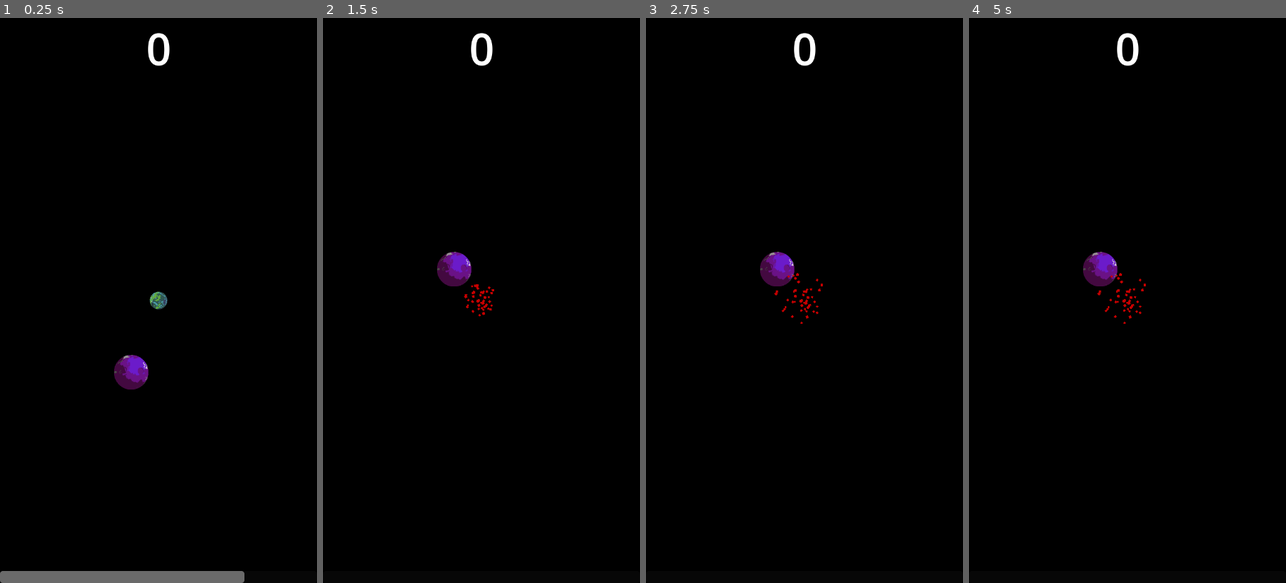
Above: before the commit, frames 1-4 (left to right).
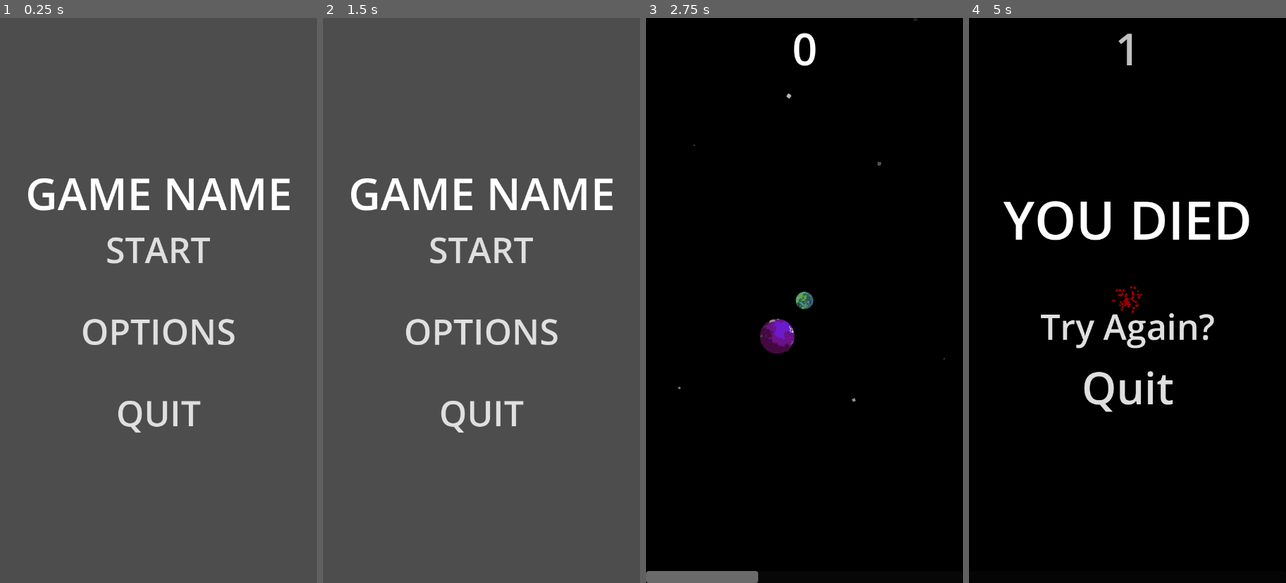
Above: after the commit, the same moments.

Repository: Niall-Sharma/EndlessMobileGame
Game: Godot game, scene res://MainMenu/main_menu.tscn
The game is run twice, just before and just after one commit, with the same random seed, the same clock (stepped at 60 frames per second) and the same inputs. Before the commit the project starts from res://Master/Master.tscn.
Inputs (mouse positions are in pixels of both pictures, inside the frame that each line leads up to):
- Up to frame 1 (0.25 s): no input
- Up to frame 2 (1.5 s): click (481, 328) at 0.5 s, where only the run after the commit has a clickable "OPTIONS"; click (481, 396) at 1.25 s, where only the run after the commit has a clickable "BACK"
- Up to frame 3 (2.75 s): click (804, 249) at 2 s, where only the run after the commit has a clickable "START"
- Up to frame 4 (5 s): move the mouse to (1197, 272) at 2.77 s; press the mouse at (1197, 272) at 2.78 s; move the mouse to (1064, 328) at 3.52 s; release the mouse at (1064, 328) at 3.53 s; click (1064, 328) at 3.6 s; move the mouse to (1159, 176) at 4.27 s; press the mouse at (1159, 176) at 4.28 s

The runs differ from the first frame. In frame 1, 100% of the frame differs, in the area x 0-100%, y 0-100%; in frame 2, 100%; in frame 3, 2.1%; in frame 4, 4.8%.

Commit message:
added more stuff

Diff:
--- /dev/null
+++ b/GameOver/death_screen.gd
@@ -0,0 +1,19 @@
+extends CanvasLayer
+
+
+# Called when the node enters the scene tree for the first time.
+func _ready():
+	pass # Replace with function body.
+
+
+# Called every frame. 'delta' is the elapsed time since the previous frame.
+func _process(delta):
+	pass
+
+
+func _on_quit_button_pressed():
+	get_tree().change_scene_to_file("res://MainMenu/main_menu.tscn")
+
+
+func _on_try_again_button_pressed():
+	get_tree().change_scene_to_file("res://Master/Master.tscn")
--- /dev/null
+++ b/GameOver/death_screen.tscn
@@ -0,0 +1,56 @@
+[gd_scene load_steps=3 format=3 uid="uid://c54o6wfhlbs7r"]
+
+[ext_resource type="Theme" uid="uid://bu1pjwr5kc5bw" path="res://MainMenu/main_menu.tres" id="1_aq6w6"]
+[ext_resource type="Script" path="res://GameOver/death_screen.gd" id="1_byrtq"]
+
+[node name="DeathScreen" type="CanvasLayer"]
+script = ExtResource("1_byrtq")
+
+[node name="Background" type="ColorRect" parent="."]
+anchors_preset = 15
+anchor_right = 1.0
+anchor_bottom = 1.0
+grow_horizontal = 2
+grow_vertical = 2
+scale = Vector2(3.78, 5.746)
+size_flags_horizontal = 4
+color = Color(0, 0, 0, 0.247059)
+
+[node name="VBoxContainer" type="VBoxContainer" parent="."]
+anchors_preset = 8
+anchor_left = 0.5
+anchor_top = 0.5
+anchor_right = 0.5
+anchor_bottom = 0.5
+offset_left = -282.5
+offset_top = -267.5
+offset_right = 282.5
+offset_bottom = 267.5
+grow_horizontal = 2
+grow_vertical = 2
+theme_override_constants/separation = 105
+
+[node name="YouDiedText" type="Label" parent="VBoxContainer"]
+layout_mode = 2
+theme = ExtResource("1_aq6w6")
+theme_override_font_sizes/font_size = 120
+text = "YOU DIED"
+
+[node name="VBoxContainer" type="VBoxContainer" parent="VBoxContainer"]
+layout_mode = 2
+size_flags_horizontal = 4
+theme_override_constants/separation = 15
+
+[node name="TryAgainButton" type="Button" parent="VBoxContainer/VBoxContainer"]
+layout_mode = 2
+theme = ExtResource("1_aq6w6")
+text = "Try Again?"
+
+[node name="QuitButton" type="Button" parent="VBoxContainer/VBoxContainer"]
+layout_mode = 2
+theme = ExtResource("1_aq6w6")
+theme_override_font_sizes/font_size = 100
+text = "Quit"
+
+[connection signal="pressed" from="VBoxContainer/VBoxContainer/TryAgainButton" to="." method="_on_try_again_button_pressed"]
+[connection signal="pressed" from="VBoxContainer/VBoxContainer/QuitButton" to="." method="_on_quit_button_pressed"]
--- /dev/null
+++ b/MainMenu/main_menu.gd
@@ -0,0 +1,20 @@
+extends Control
+
+
+# Called when the node enters the scene tree for the first time.
+func _ready():
+	pass # Replace with function body.
+
+func _on_start_button_pressed():
+	get_tree().change_scene_to_file("res://Master/Master.tscn")
+
+
+func _on_options_button_pressed():
+	var optionsMenu = preload("res://MainMenu/options_menu_box.tscn")
+	var optionsNode = optionsMenu.instantiate()
+	get_child(0).add_child(optionsNode)
+	$"CanvasLayer/Main Menu Box".hide()
+
+
+func _on_quit_button_pressed():
+	get_tree().quit()
--- /dev/null
+++ b/MainMenu/main_menu.tres
@@ -0,0 +1,13 @@
+[gd_resource type="Theme" load_steps=3 format=3 uid="uid://bu1pjwr5kc5bw"]
+
+[sub_resource type="StyleBoxFlat" id="StyleBoxFlat_pxv7v"]
+bg_color = Color(0, 0, 0, 0.25098)
+
+[sub_resource type="StyleBoxFlat" id="StyleBoxFlat_wfdbd"]
+bg_color = Color(0.6, 0.6, 0.6, 0)
+corner_detail = 1
+
+[resource]
+default_font_size = 80
+Button/styles/hover = SubResource("StyleBoxFlat_pxv7v")
+Button/styles/normal = SubResource("StyleBoxFlat_wfdbd")
--- /dev/null
+++ b/MainMenu/main_menu.tscn
@@ -0,0 +1,57 @@
+[gd_scene load_steps=3 format=3 uid="uid://bncy5itafkr2s"]
+
+[ext_resource type="Script" path="res://MainMenu/main_menu.gd" id="1_aw8ux"]
+[ext_resource type="Theme" uid="uid://bu1pjwr5kc5bw" path="res://MainMenu/main_menu.tres" id="1_vfwmx"]
+
+[node name="Menu" type="Control"]
+layout_mode = 3
+anchors_preset = 0
+offset_right = 40.0
+offset_bottom = 40.0
+script = ExtResource("1_aw8ux")
+
+[node name="CanvasLayer" type="CanvasLayer" parent="."]
+
+[node name="Main Menu Box" type="VBoxContainer" parent="CanvasLayer"]
+anchors_preset = 8
+anchor_left = 0.5
+anchor_top = 0.5
+anchor_right = 0.5
+anchor_bottom = 0.5
+offset_left = -302.5
+offset_top = -312.0
+offset_right = 302.5
+offset_bottom = 312.0
+grow_horizontal = 2
+grow_vertical = 2
+
+[node name="GameTitle" type="Label" parent="CanvasLayer/Main Menu Box"]
+layout_mode = 2
+theme = ExtResource("1_vfwmx")
+theme_override_font_sizes/font_size = 100
+text = "GAME NAME"
+horizontal_alignment = 1
+
+[node name="VBoxContainer" type="VBoxContainer" parent="CanvasLayer/Main Menu Box"]
+layout_mode = 2
+size_flags_horizontal = 4
+theme_override_constants/separation = 75
+
+[node name="StartButton" type="Button" parent="CanvasLayer/Main Menu Box/VBoxContainer"]
+layout_mode = 2
+theme = ExtResource("1_vfwmx")
+text = "START"
+
+[node name="OptionsButton" type="Button" parent="CanvasLayer/Main Menu Box/VBoxContainer"]
+layout_mode = 2
+theme = ExtResource("1_vfwmx")
+text = "OPTIONS"
+
+[node name="QuitButton" type="Button" parent="CanvasLayer/Main Menu Box/VBoxContainer"]
+layout_mode = 2
+theme = ExtResource("1_vfwmx")
+text = "QUIT"
+
+[connection signal="pressed" from="CanvasLayer/Main Menu Box/VBoxContainer/StartButton" to="." method="_on_start_button_pressed"]
+[connection signal="pressed" from="CanvasLayer/Main Menu Box/VBoxContainer/OptionsButton" to="." method="_on_options_button_pressed"]
+[connection signal="pressed" from="CanvasLayer/Main Menu Box/VBoxContainer/QuitButton" to="." method="_on_quit_button_pressed"]
--- /dev/null
+++ b/MainMenu/options_menu_box.gd
@@ -0,0 +1,18 @@
+extends VBoxContainer
+
+
+# Called when the node enters the scene tree for the first time.
+func _ready():
+	pass # Replace with function body.
+
+
+# Called every frame. 'delta' is the elapsed time since the previous frame.
+func _process(delta):
+	pass
+
+
+
+
+func _on_back_pressed():
+	get_parent().get_child(0).show()
+	get_tree().queue_delete(self)
--- /dev/null
+++ b/MainMenu/options_menu_box.tscn
@@ -0,0 +1,49 @@
+[gd_scene load_steps=3 format=3 uid="uid://cpj2hjk0om4so"]
+
+[ext_resource type="Theme" uid="uid://bu1pjwr5kc5bw" path="res://MainMenu/main_menu.tres" id="1_3gk25"]
+[ext_resource type="Script" path="res://MainMenu/options_menu_box.gd" id="1_hsr38"]
+
+[node name="Options Menu Box" type="VBoxContainer"]
+anchors_preset = 8
+anchor_left = 0.5
+anchor_top = 0.5
+anchor_right = 0.5
+anchor_bottom = 0.5
+offset_left = -4.0
+offset_top = -41.0
+offset_right = 4.0
+offset_bottom = 41.0
+grow_horizontal = 2
+grow_vertical = 2
+theme_override_constants/separation = 85
+script = ExtResource("1_hsr38")
+
+[node name="OptionsLabel" type="Label" parent="."]
+layout_mode = 2
+theme = ExtResource("1_3gk25")
+theme_override_font_sizes/font_size = 100
+text = "OPTIONS"
+
+[node name="VolumeBox" type="VBoxContainer" parent="."]
+layout_mode = 2
+size_flags_horizontal = 4
+
+[node name="VolumeLabel" type="Label" parent="VolumeBox"]
+layout_mode = 2
+theme = ExtResource("1_3gk25")
+text = "VOLUME"
+
+[node name="Volume" type="HSlider" parent="VolumeBox"]
+layout_mode = 2
+min_value = -20.0
+max_value = 10.0
+
+[node name="Back" type="Button" parent="."]
+layout_mode = 2
+size_flags_horizontal = 4
+theme = ExtResource("1_3gk25")
+text = "BACK"
+
+[node name="MenuTheme" type="AudioStreamPlayer" parent="."]
+
+[connection signal="pressed" from="Back" to="." method="_on_back_pressed"]
--- a/Master/Master.gd
+++ b/Master/Master.gd
@@ -20,13 +20,14 @@
 func _ready():
 	$deathTime.start(deathTimeLeft)
 	call_deferred("_createPoint")
-
+	$MainTheme.play()
 # Called every frame. 'delta' is the elapsed time since the previous frame.
 func _process(_delta):
 	$CanvasLayer/TimerBar.value = $deathTime.time_left
 
 func _givePoint():
 	score+=1
+	call_deferred("_createPoint")
 	call_deferred("_createPoint")
 	scoreText.text = str(score)
 	playerSling.canSling = true
@@ -51,9 +52,9 @@
 	$deathTime.stop()
 
 func _playerDeath():
+	var deathScreen = preload("res://GameOver/death_screen.tscn")
 	var deathNode = deathEffect.instantiate()
 	add_child(deathNode)
-
 	$Player.remove_child($Player/Camera2D)
 	var camNode = cam.instantiate()
 	add_child(camNode)
@@ -61,3 +62,7 @@
 	deathNode.position = $Player.position
 	$DeathSound.play()
 	get_tree().queue_delete($Player)
+	get_tree().queue_delete($Line2D)
+
+	var deathScreenNode = deathScreen.instantiate()
+	add_child(deathScreenNode)
--- a/Master/Master.tscn
+++ b/Master/Master.tscn
@@ -1,16 +1,20 @@
-[gd_scene load_steps=11 format=3 uid="uid://buo7h310u16wt"]
+[gd_scene load_steps=13 format=3 uid="uid://buo7h310u16wt"]
 
 [ext_resource type="Script" path="res://Master/Line2D.gd" id="1_754ow"]
 [ext_resource type="Script" path="res://Master/Player.gd" id="1_trl56"]
 [ext_resource type="Script" path="res://Master/Master.gd" id="1_uxsq4"]
 [ext_resource type="PackedScene" uid="uid://cjxc77l224go5" path="res://Point/point.tscn" id="3_wfb8c"]
-[ext_resource type="Texture2D" uid="uid://2r5r1k0f3het" path="res://Master/PlayerSprite.png" id="4_q2y4m"]
 [ext_resource type="PackedScene" uid="uid://boymk5y6fskf5" path="res://camera_2d.tscn" id="4_t2xlv"]
+[ext_resource type="Texture2D" uid="uid://2r5r1k0f3het" path="res://Point/PlanetSprites/PlayerSprite.png" id="4_wvjj0"]
 [ext_resource type="AudioStream" uid="uid://dnx6cmduetb84" path="res://Master/pickupCoin.wav" id="5_gkve4"]
 [ext_resource type="AudioStream" uid="uid://bsc75yj6ittjy" path="res://Master/explosion.wav" id="6_3k8e5"]
 [ext_resource type="AudioStream" uid="uid://xhevg8ti7m0d" path="res://Master/congrats.wav" id="9_a77b3"]
+[ext_resource type="AudioStream" uid="uid://xwl6a4oj0x1q" path="res://Work.wav" id="10_kivdt"]
 
 [sub_resource type="CircleShape2D" id="CircleShape2D_80bng"]
+
+[sub_resource type="Gradient" id="Gradient_ovlpg"]
+colors = PackedColorArray(1, 1, 1, 0, 1, 1, 1, 1)
 
 [node name="Master" type="Node2D"]
 script = ExtResource("1_uxsq4")
@@ -33,9 +37,26 @@
 [node name="Sprite2D" type="Sprite2D" parent="Player"]
 position = Vector2(4.76837e-07, 7.39098e-06)
 scale = Vector2(0.2, 0.2)
-texture = ExtResource("4_q2y4m")
+texture = ExtResource("4_wvjj0")
 
 [node name="Camera2D" parent="Player" instance=ExtResource("4_t2xlv")]
+
+[node name="CPUParticles2D" type="CPUParticles2D" parent="Player"]
+z_index = -2
+position = Vector2(1, -253)
+scale = Vector2(21.615, 21.615)
+amount = 100
+lifetime = 20.0
+preprocess = 5.0
+randomness = 1.0
+lifetime_randomness = 1.0
+emission_shape = 3
+emission_rect_extents = Vector2(20, 20)
+gravity = Vector2(0, 0)
+angle_min = -72.7
+angle_max = 160.0
+scale_amount_max = 5.0
+color_ramp = SubResource("Gradient_ovlpg")
 
 [node name="CanvasLayer" type="CanvasLayer" parent="."]
 layer = -1
@@ -89,4 +110,7 @@
 [node name="CongratsSound" type="AudioStreamPlayer" parent="."]
 stream = ExtResource("9_a77b3")
 
+[node name="MainTheme" type="AudioStreamPlayer" parent="."]
+stream = ExtResource("10_kivdt")
+
 [connection signal="timeout" from="deathTime" to="." method="_on_death_time_timeout"]
--- a/Point/point.gd
+++ b/Point/point.gd
@@ -2,7 +2,16 @@
 
 signal givePoint
 
-var sprites = [preload("res://Master/PlayerSprite.png"), preload("res://Master/RandomSprite.png"), preload("res://Master/RandomSpriteDry.png"),preload("res://Master/PlayerSprite.png"),preload("res://Master/RandomSprite1.png"),preload("res://Master/RandomSprite2.png"),preload("res://Master/RandomSprite3.png"),preload("res://Master/RandomSprite4.png"),preload("res://Master/RandomSprite5.png"),preload("res://Master/RandomSprite6.png")]
+var sprites = [preload("res://Point/PlanetSprites/PlayerSprite.png"),
+preload("res://Point/PlanetSprites/RandomSprite.png"),
+preload("res://Point/PlanetSprites/RandomSpriteDry.png"),
+preload("res://Point/PlanetSprites/PlayerSprite.png"),
+preload("res://Point/PlanetSprites/RandomSprite1.png"),
+preload("res://Point/PlanetSprites/RandomSprite2.png"),
+preload("res://Point/PlanetSprites/RandomSprite3.png"),
+preload("res://Point/PlanetSprites/RandomSprite4.png"),
+preload("res://Point/PlanetSprites/RandomSprite5.png"),
+preload("res://Point/PlanetSprites/RandomSprite6.png")]
 
 # Called when the node enters the scene tree for the first time.
 func _ready():
--- a/Point/point.tscn
+++ b/Point/point.tscn
@@ -1,7 +1,7 @@
 [gd_scene load_steps=5 format=3 uid="uid://cjxc77l224go5"]
 
 [ext_resource type="Script" path="res://Point/point.gd" id="1_rg4v5"]
-[ext_resource type="Texture2D" uid="uid://ci6peio71tjgc" path="res://Master/RandomSprite.png" id="2_wsll5"]
+[ext_resource type="Texture2D" uid="uid://ci6peio71tjgc" path="res://Point/PlanetSprites/RandomSprite.png" id="2_1khh7"]
 
 [sub_resource type="CircleShape2D" id="CircleShape2D_m0kug"]
 
@@ -14,7 +14,7 @@
 [node name="Sprite2D" type="Sprite2D" parent="."]
 position = Vector2(0.0992142, -0.00136805)
 scale = Vector2(-0.196377, 0.197139)
-texture = ExtResource("2_wsll5")
+texture = ExtResource("2_1khh7")
 
 [node name="CollisionShape2D" type="CollisionShape2D" parent="."]
 shape = SubResource("CircleShape2D_m0kug")
--- /dev/null
+++ b/default_bus_layout.tres
@@ -0,0 +1,3 @@
+[gd_resource type="AudioBusLayout" format=3 uid="uid://dqe12nqtk8gjw"]
+
+[resource]
--- a/project.godot
+++ b/project.godot
@@ -11,7 +11,7 @@
 [application]
 
 config/name="SlingShotGame"
-run/main_scene="res://Master/Master.tscn"
+run/main_scene="res://MainMenu/main_menu.tscn"
 config/features=PackedStringArray("4.1", "Mobile")
 config/icon="res://icon.svg"
 
Binary file removed: Master/BlackHole.png
Not shown, removed: Master/BlackHole.png.import
Renamed: Master/PlayerSprite.png -> Point/PlanetSprites/PlayerSprite.png
Not shown, changed: Point/PlanetSprites/PlayerSprite.png.import
Renamed: Master/RandomSprite.png -> Point/PlanetSprites/RandomSprite.png
Not shown, changed: Point/PlanetSprites/RandomSprite.png.import
Renamed: Master/RandomSprite1.png -> Point/PlanetSprites/RandomSprite1.png
Not shown, changed: Point/PlanetSprites/RandomSprite1.png.import
Renamed: Master/RandomSprite2.png -> Point/PlanetSprites/RandomSprite2.png
Not shown, changed: Point/PlanetSprites/RandomSprite2.png.import
Renamed: Master/RandomSprite3.png -> Point/PlanetSprites/RandomSprite3.png
Not shown, changed: Point/PlanetSprites/RandomSprite3.png.import
(and 13 more such lines)
